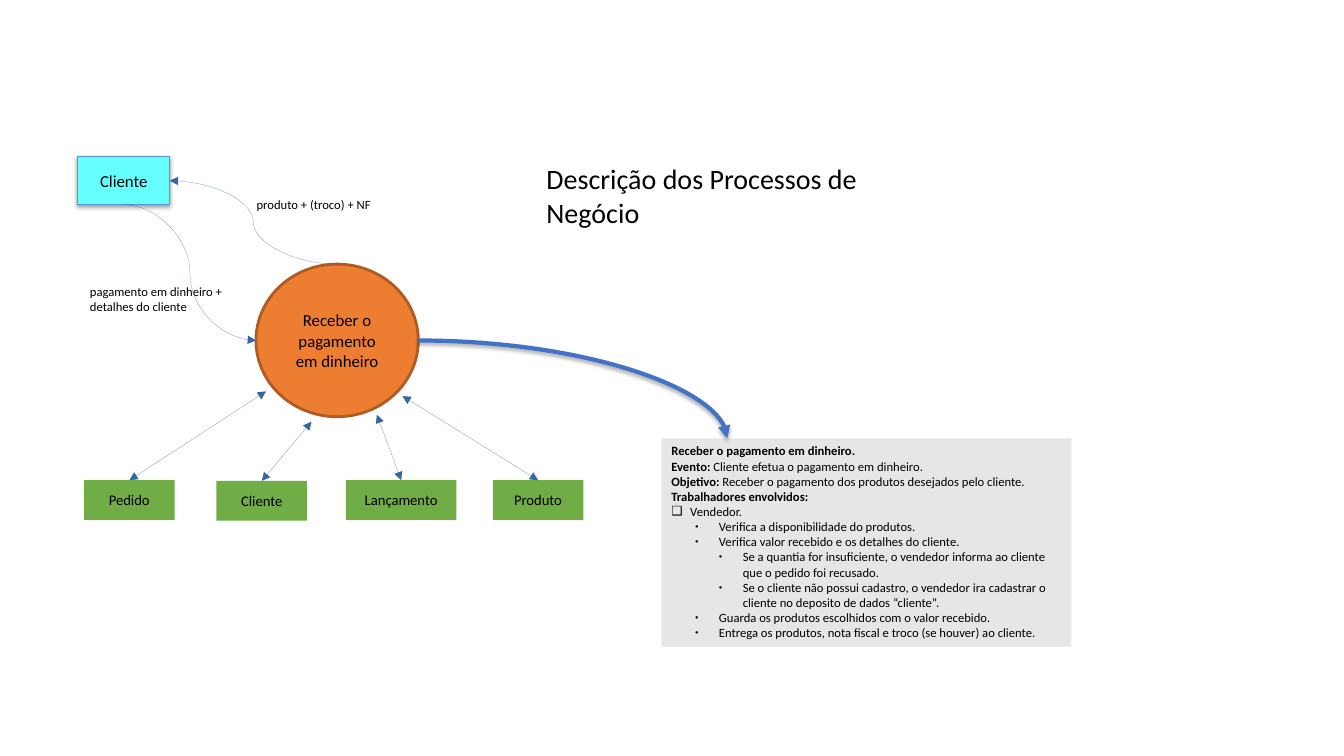
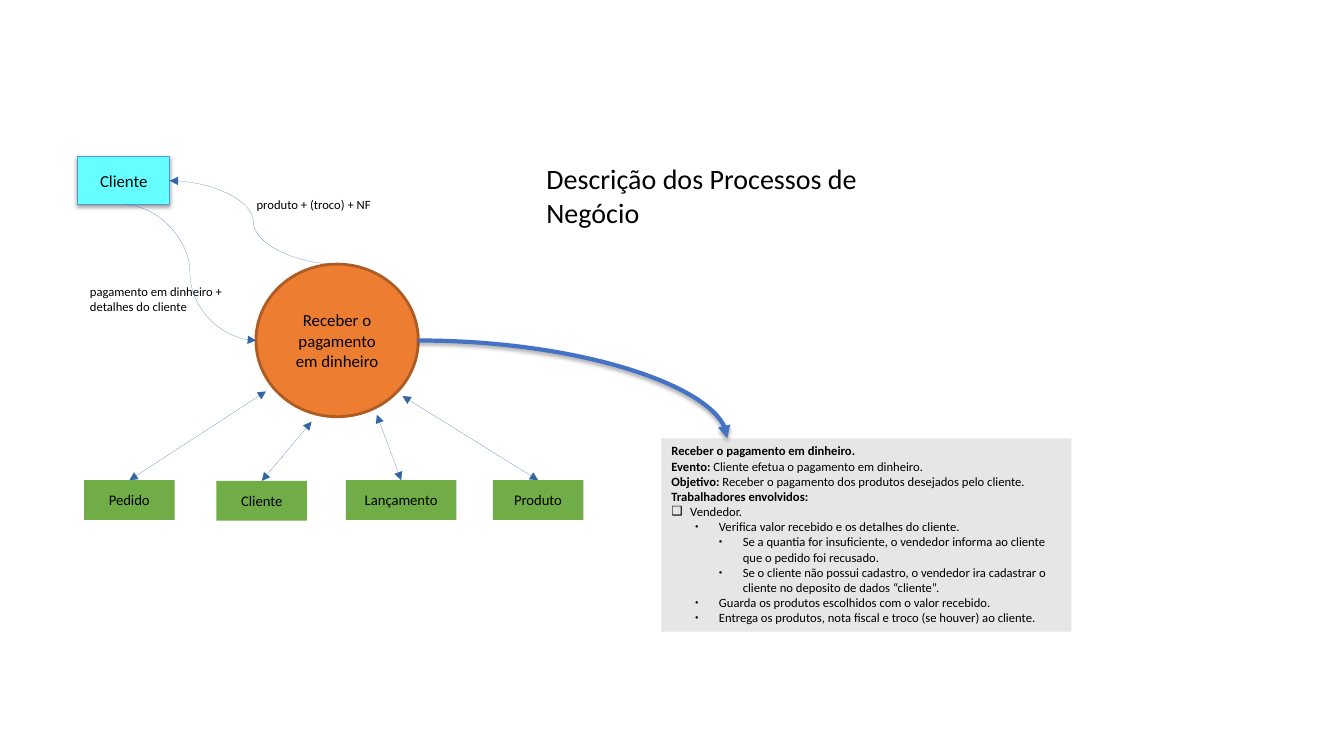
Before and after one commit to brendonimpacta/OPE_RequestSolved, a slide deck: slide 2 of 18. Descrição dos Processos de Negócio.pptx. Drawn at 1344x756 pixels with LibreOffice and Linux fonts; fonts in the diff are those of the drawing. Boxes give left, top, right and bottom in pixels: in the first picture for what was removed or moved away, otherwise in the second. Text is boxed around its words. In the diff, an @@ line names an element or a change of style, - is before the commit and + after.

```diff
--- a/18. Descrição dos Processos de Negócio.pptx
+++ b/18. Descrição dos Processos de Negócio.pptx
@@ rectangle "Receber o pagamento em dinheiro." resized from (x1=661, y1=439, x2=1072, y2=647) to (x1=661, y1=439, x2=1072, y2=632) @@
@@ text in rectangle at (x1=719, y1=522, x2=916, y2=533): paragraph removed @@
-  ● Verifica a disponibilidade do produtos.
```
